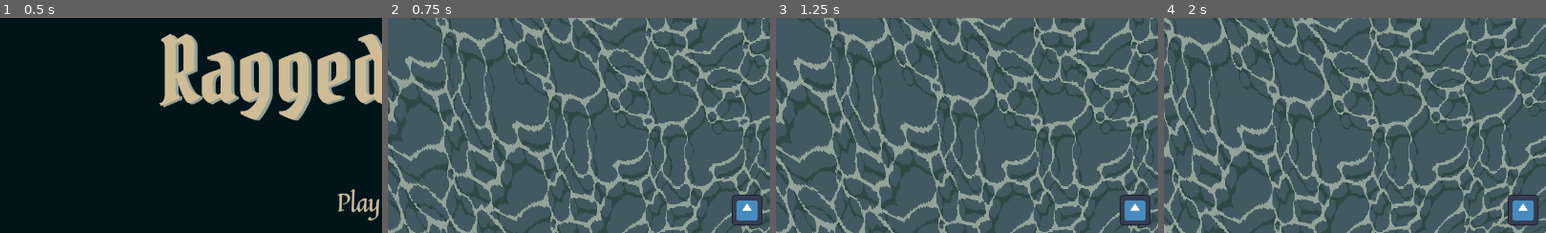
Above: before the commit, frames 1-4 (left to right).
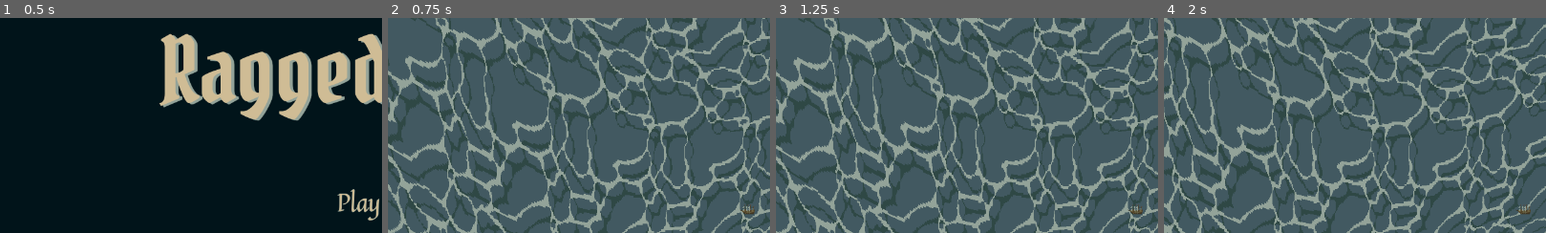
Above: after the commit, the same moments.

Repository: Zailef/ragged-sails
Game: Godot game, scene res://scenes/menus/main_menu.tscn
Two runs of this game, one before a commit and one after it. Both use one fixed random seed, a clock stepped at 60 frames per second and the inputs below. The engine's default icon, where the game draws it, is replaced by a stand-in: a white triangle on a blue panel in a dark square.
Inputs:
- Up to frame 1 (0.5 s): no input
- Up to frame 2 (0.75 s): click "Play" at 0.5 s
- Up to frame 3 (1.25 s): no input
- Up to frame 4 (2 s): hold D (move_right) from 1.28 s (still down)
The pictures show only the part of the screen within x 3-53%, y 5-55%; the shares and areas given below are measured in that part.

Frame 1 is identical in both runs. In frame 2, 1.0% of the frame differs, in the area x 90-98%, y 82-97%; in frame 3, 1.0%; in frame 4, 1.0%.

Commit message:
Added player sprite sheet and idle frames

Diff:
--- a/scenes/player/player.tscn
+++ b/scenes/player/player.tscn
@@ -1,16 +1,116 @@
-[gd_scene load_steps=5 format=3 uid="uid://cyhtcxisq357"]
+[gd_scene load_steps=14 format=3 uid="uid://cyhtcxisq357"]
 
-[ext_resource type="Texture2D" uid="uid://b1mbrqx0lltw7" path="res://icon.svg" id="1_8afob"]
 [ext_resource type="Script" uid="uid://ck6xkghmmk2wt" path="res://scenes/player/player.gd" id="1_dovo2"]
+[ext_resource type="Texture2D" uid="uid://l06hw7vscafb" path="res://sprites/player/ship-sheet.png" id="2_dovo2"]
+
+[sub_resource type="AtlasTexture" id="AtlasTexture_gmlin"]
+atlas = ExtResource("2_dovo2")
+region = Rect2(0, 0, 64, 64)
+
+[sub_resource type="AtlasTexture" id="AtlasTexture_lvxji"]
+atlas = ExtResource("2_dovo2")
+region = Rect2(192, 0, 64, 64)
+
+[sub_resource type="AtlasTexture" id="AtlasTexture_p47bc"]
+atlas = ExtResource("2_dovo2")
+region = Rect2(256, 0, 64, 64)
+
+[sub_resource type="AtlasTexture" id="AtlasTexture_75vfm"]
+atlas = ExtResource("2_dovo2")
+region = Rect2(320, 0, 64, 64)
+
+[sub_resource type="AtlasTexture" id="AtlasTexture_0owmy"]
+atlas = ExtResource("2_dovo2")
+region = Rect2(0, 0, 64, 64)
+
+[sub_resource type="AtlasTexture" id="AtlasTexture_qek5x"]
+atlas = ExtResource("2_dovo2")
+region = Rect2(64, 0, 64, 64)
+
+[sub_resource type="AtlasTexture" id="AtlasTexture_5gtgg"]
+atlas = ExtResource("2_dovo2")
+region = Rect2(128, 0, 64, 64)
+
+[sub_resource type="AtlasTexture" id="AtlasTexture_h17s1"]
+atlas = ExtResource("2_dovo2")
+region = Rect2(448, 0, 64, 64)
+
+[sub_resource type="AtlasTexture" id="AtlasTexture_je7p5"]
+atlas = ExtResource("2_dovo2")
+region = Rect2(384, 0, 64, 64)
 
 [sub_resource type="SpriteFrames" id="SpriteFrames_x7p2l"]
 animations = [{
 "frames": [{
 "duration": 1.0,
-"texture": ExtResource("1_8afob")
+"texture": SubResource("AtlasTexture_gmlin")
 }],
 "loop": true,
 "name": &"default",
+"speed": 5.0
+}, {
+"frames": [{
+"duration": 1.0,
+"texture": SubResource("AtlasTexture_lvxji")
+}],
+"loop": true,
+"name": &"idle_down",
+"speed": 5.0
+}, {
+"frames": [{
+"duration": 1.0,
+"texture": SubResource("AtlasTexture_p47bc")
+}],
+"loop": true,
+"name": &"idle_down_left",
+"speed": 5.0
+}, {
+"frames": [{
+"duration": 1.0,
+"texture": SubResource("AtlasTexture_75vfm")
+}],
+"loop": true,
+"name": &"idle_down_right",
+"speed": 5.0
+}, {
+"frames": [{
+"duration": 1.0,
+"texture": SubResource("AtlasTexture_0owmy")
+}],
+"loop": true,
+"name": &"idle_left",
+"speed": 5.0
+}, {
+"frames": [{
+"duration": 1.0,
+"texture": SubResource("AtlasTexture_qek5x")
+}],
+"loop": true,
+"name": &"idle_right",
+"speed": 5.0
+}, {
+"frames": [{
+"duration": 1.0,
+"texture": SubResource("AtlasTexture_5gtgg")
+}],
+"loop": true,
+"name": &"idle_up",
+"speed": 5.0
+}, {
+"frames": [{
+"duration": 1.0,
+"texture": SubResource("AtlasTexture_h17s1")
+}],
+"loop": true,
+"name": &"idle_up_left",
+"speed": 5.0
+}, {
+"frames": [{
+"duration": 1.0,
+"texture": SubResource("AtlasTexture_je7p5")
+}],
+"loop": true,
+"name": &"idle_up_right",
 "speed": 5.0
 }]
 
Binary file added: sprites/player/ship-sheet.png
Not shown, added: sprites/player/ship-sheet.png.import
